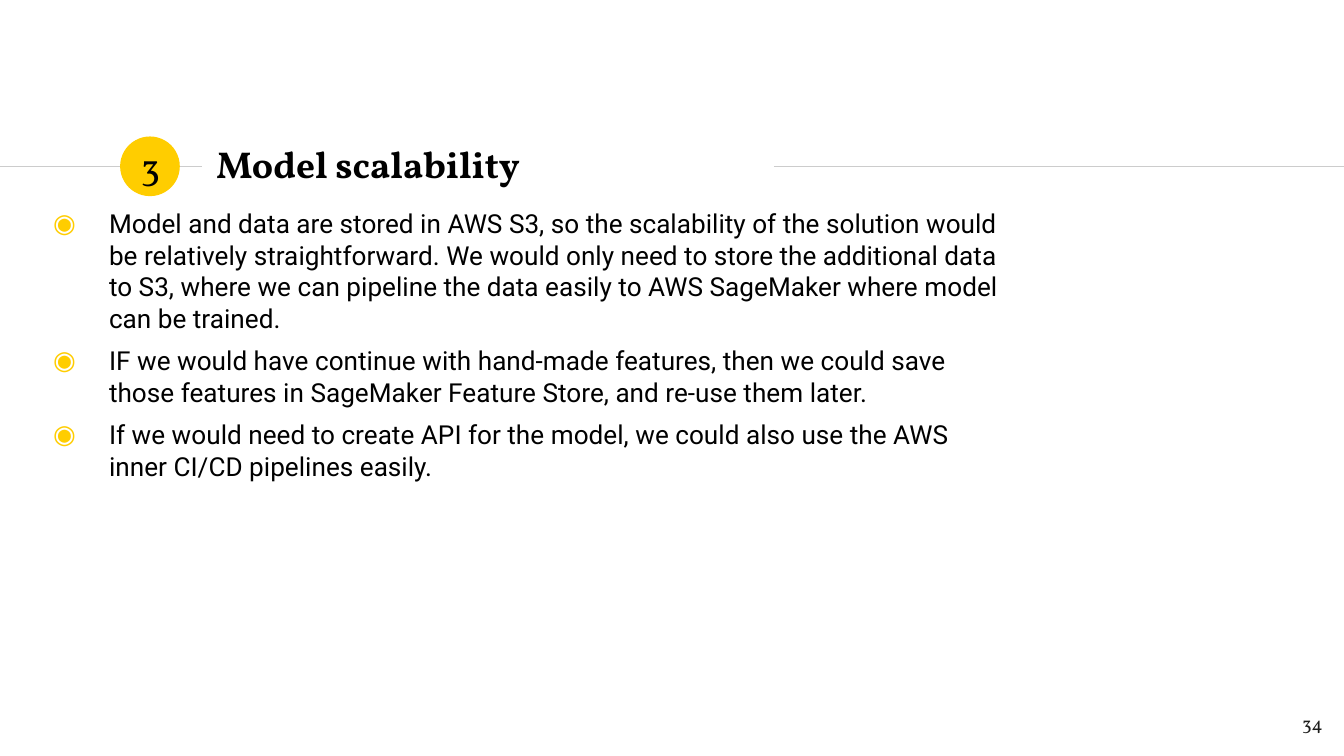
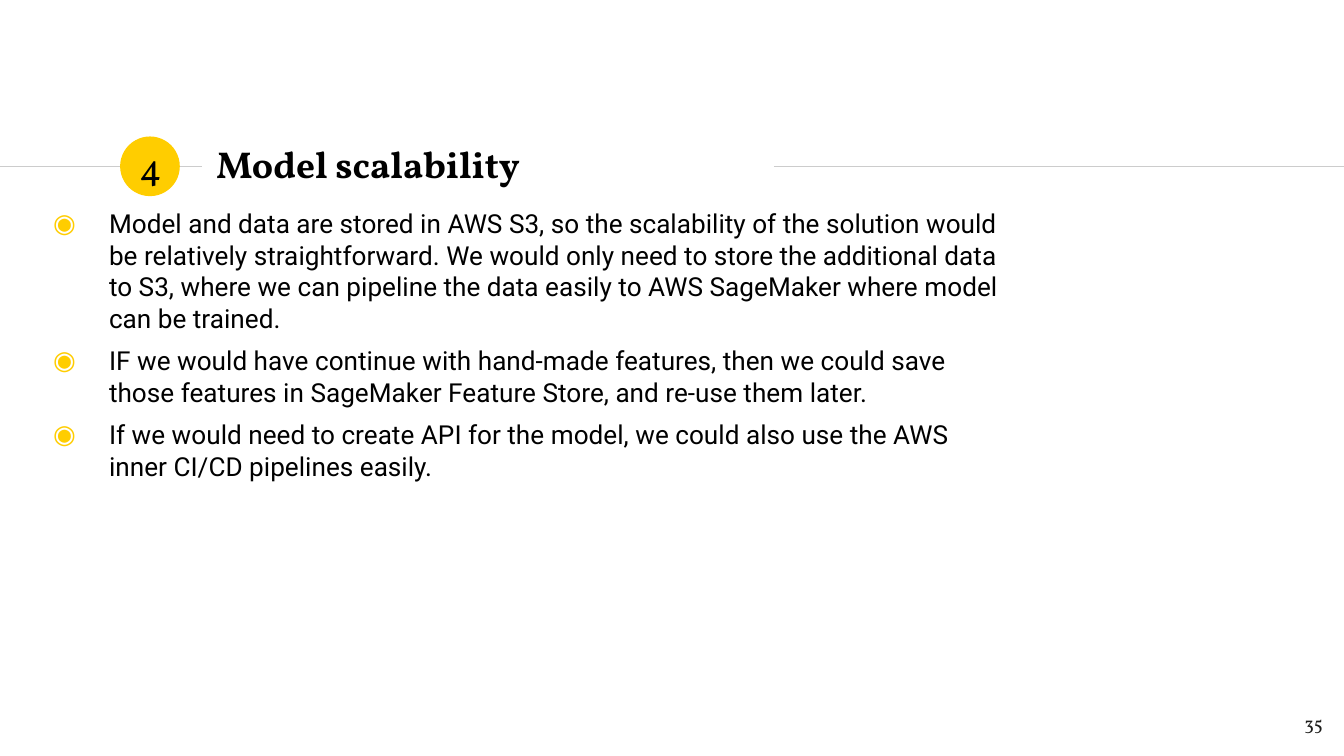
Before and after one commit to TeemuSo/Loop-Q-prize, a slide deck: slide 35 of reports/Sormunen, Teemu_Overview.pptx (slide 34 before the commit). Drawn at 1344x756 pixels with LibreOffice and Linux fonts; fonts in the diff are those of the drawing. Boxes give left, top, right and bottom in pixels: in the first picture for what was removed or moved away, otherwise in the second. Text is boxed around its words. In the diff, an @@ line names an element or a change of style, - is before the commit and + after.

```diff
--- a/reports/Sormunen, Teemu_Overview.pptx
+++ b/reports/Sormunen, Teemu_Overview.pptx
@@ text at (139,161,161,196): text changed @@
-3
+4
@@ page number at (1304,720,1323,733): text changed @@
-34
+35
```
Also in this commit, not shown: 16 other slides changed, 1 slide added.
